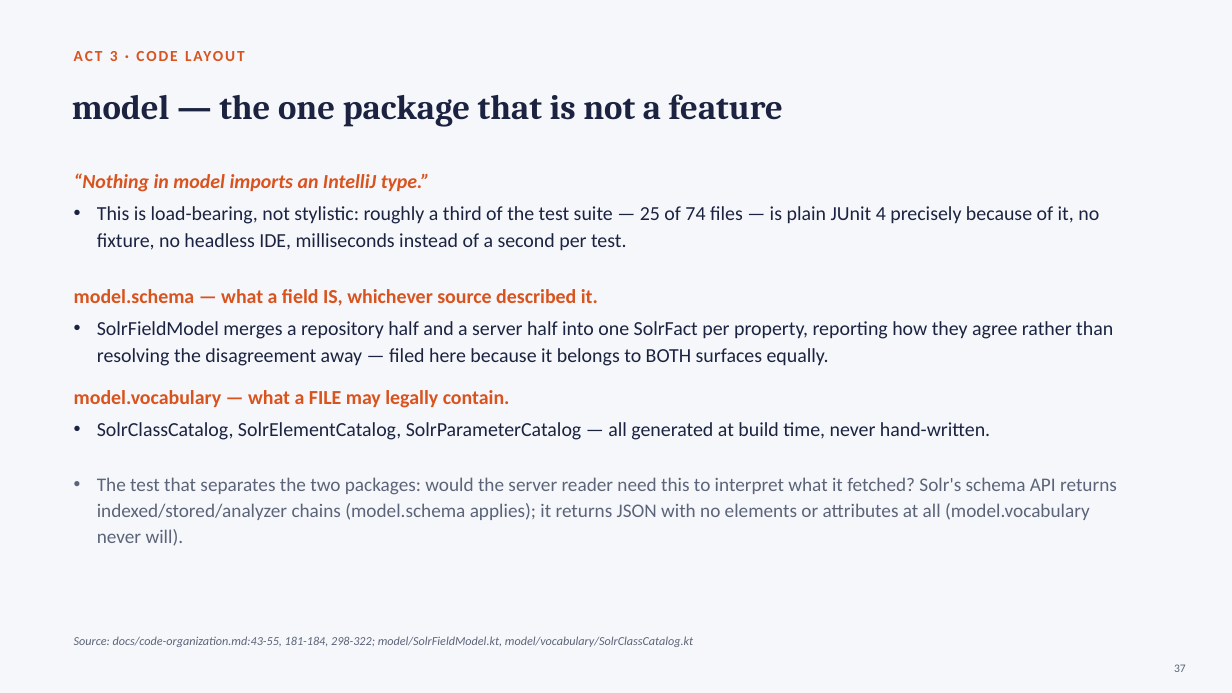
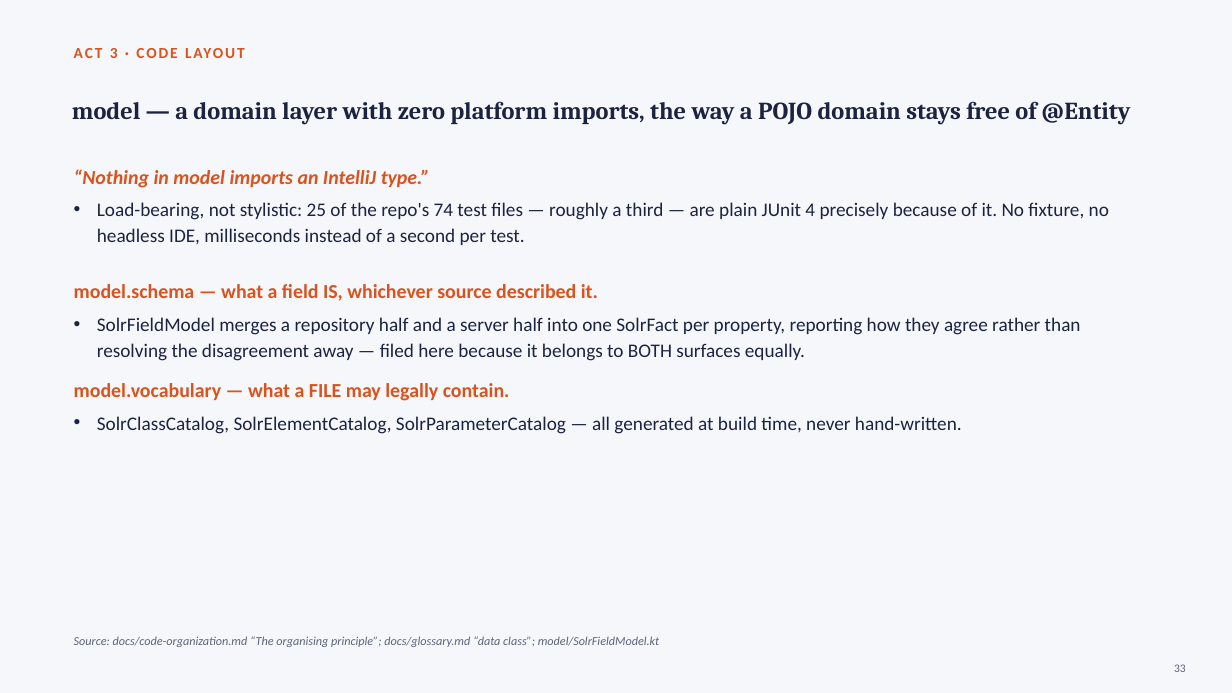
Before and after one commit to adityamparikh/solr-intellij-plugin, a slide deck: slide 33 of docs/presentation/solr-intellij-plugin.pptx (slide 37 before the commit). Drawn at 1232x693 pixels with LibreOffice and Linux fonts; fonts in the diff are those of the drawing. Boxes give left, top, right and bottom in pixels: in the first picture for what was removed or moved away, otherwise in the second. Text is boxed around its words. In the diff, an @@ line names an element or a change of style, - is before the commit and + after.

```diff
--- a/docs/presentation/solr-intellij-plugin.pptx
+++ b/docs/presentation/solr-intellij-plugin.pptx
@@ text at (x1=72, y1=101, x2=1131, y2=125): text changed; size 27 to 19 pt @@
-model — the one package that is not a feature
+model — a domain layer with zero platform imports, the way a POJO domain stays free of @Entity
@@ text at (x1=74, y1=169, x2=1081, y2=434): size 15.5 to 15 pt in "SolrFieldModel merges a repository half and a ...", "SolrClassCatalog, SolrElementCatalog, SolrParameterCatalog — ..."; more space between paragraphs; less space between paragraphs @@
@@ text at (x1=97, y1=202, x2=1109, y2=245): text changed; size 15.5 to 15 pt @@
-• This is load-bearing, not stylistic: roughly a third of the test suite — 25 of 74 files — is plain JUnit 4 precisely because of it, no fixture, no headless IDE, milliseconds instead of a second per test.
+• Load-bearing, not stylistic: 25 of the repo's 74 test files — roughly a third — are plain JUnit 4 precisely because of it. No fixture, no headless IDE, milliseconds instead of a second per test.
@@ text at (x1=97, y1=477, x2=1117, y2=546): paragraph removed @@
-• The test that separates the two packages: would the server reader need this to interpret what it fetched? Solr's schema API returns indexed/stored/analyzer chains (model.schema applies); it returns JSON with no elements or attributes at all (model.vocabulary never will).
@@ text at (x1=74, y1=636, x2=659, y2=647): text changed @@
-Source: docs/code-organization.md:43-55, 181-184, 298-322; model/SolrFieldModel.kt, model/vocabulary/SolrClassCatalog.kt
+Source: docs/code-organization.md “The organising principle”; docs/glossary.md “data class”; model/SolrFieldModel.kt
@@ text at (x1=1174, y1=664, x2=1186, y2=672): text changed @@
-37
+33
```
Also in this commit, not shown: 7 other slides changed, 29 slides added, 33 slides removed, 2 other files.
